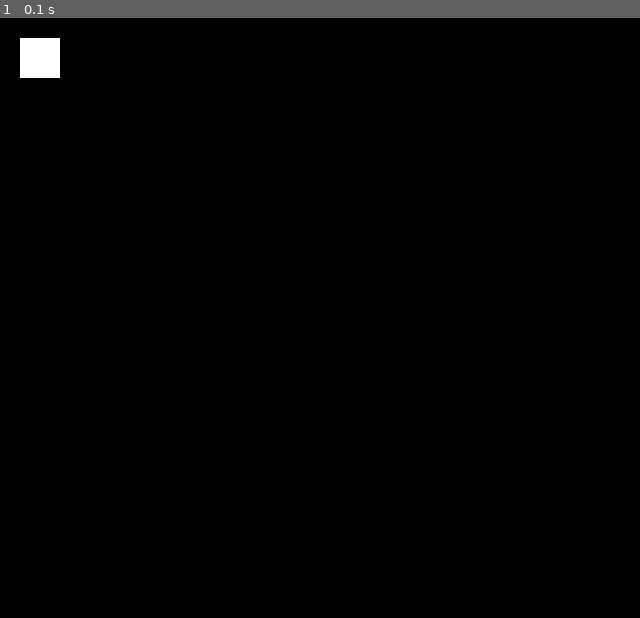
Above: before the commit, frame 1.
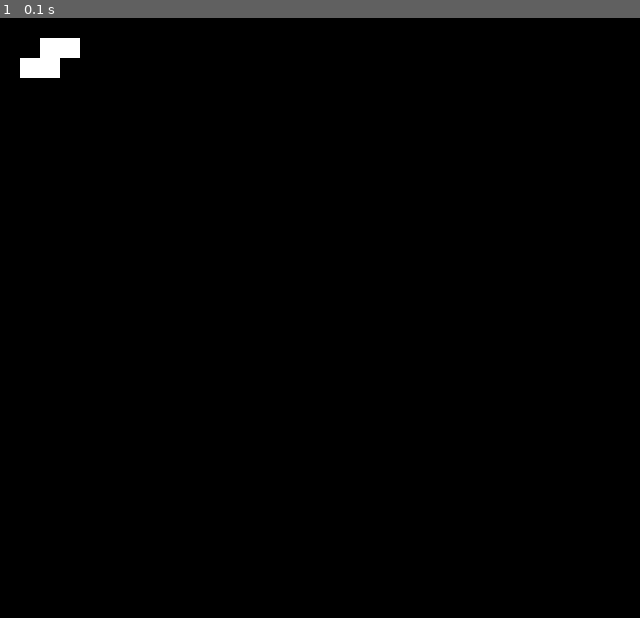
Above: after the commit, the same moment.

Repository: ernum/Tetris-In-Python
Game: pygame game, started from src/figure.py
The game is run twice, just before and just after one commit, with the same random seed, the same clock (stepped at 60 frames per second) and the same inputs.
Inputs:
- Up to frame 1 (0.1 s): no input

The runs differ from the first frame. In frame 1, 0.2% of the frame differs, in the area x 3-13%, y 3-7%.

Commit message:
Fix small issues in figures.py

Diff:
--- a/src/figure.py
+++ b/src/figure.py
@@ -2,7 +2,7 @@
 import sys
 
 
-class Figure(object):
+class Figure:
     """ This class can be used to generate a figure.
         You can choose one of the original shapes that are
         O, I, S, Z, L, J and T. Input that one of those as
@@ -37,7 +37,7 @@
          [0, 0, 0, 0],
          [0, 0, 0, 0]]
 
-    def __init__(self, *colour: tuple, shape: str):
+    def __init__(self, colour, shape):
         pygame.init()
         self.colour = colour
         self.shape = shape
@@ -63,7 +63,7 @@
             window.fill((0, 0, 0))
 
             shape = self.shape_from_input()
-            if shape:  # None is a falsy value so returns false if element is 0
+            if shape:  # None is a falsy value so returns false.
                 for y, row in enumerate(shape):
                     for x, element in enumerate(row):
                         if element:
@@ -75,5 +75,5 @@
                     'The shape {} does not exist.'.format(self.shape))
 
 
-figure = Figure((255, 255, 255), shape="O")
+figure = Figure((255, 255, 255), shape="S")
 figure.drawFigure()
